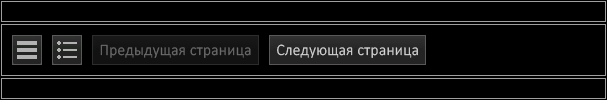
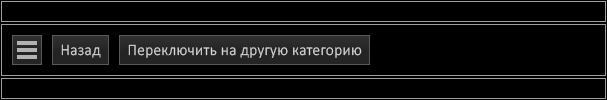
Two versions of the same layered image (607 × 100). Layer-by-layer changes:
added group "CAR PRICE LIST" with 6 layers in group "BUTTOMS" over (52, 35, 370, 65)
added group "CHANGE LIST" with 2 layers in group "CAR PRICE LIST" over (119, 35, 370, 65)
added layer "Переключить на другую категорию" in group "CHANGE LIST" over (128, 44, 362, 58)
added layer "FRAME" (1st of 18, in "BUTTOMS" › "CAR PRICE LIST" › "CHANGE LIST") in group "CHANGE LIST" over (119, 35, 370, 65)
added group "BACK" (1st of 4, in "BUTTOMS" › "CAR PRICE LIST") with 2 layers in group "CAR PRICE LIST" over (52, 35, 109, 65)
added layer "Назад" (1st of 4, in "BUTTOMS" › "CAR PRICE LIST" › "BACK") in group "BACK" over (61, 44, 101, 58)
added layer "FRAME" (2nd of 18, in "BUTTOMS" › "CAR PRICE LIST" › "BACK") in group "BACK" over (52, 35, 109, 65)
hid group "EDIT HELP PAGE" (14 layers) over (52, 35, 426, 65)
